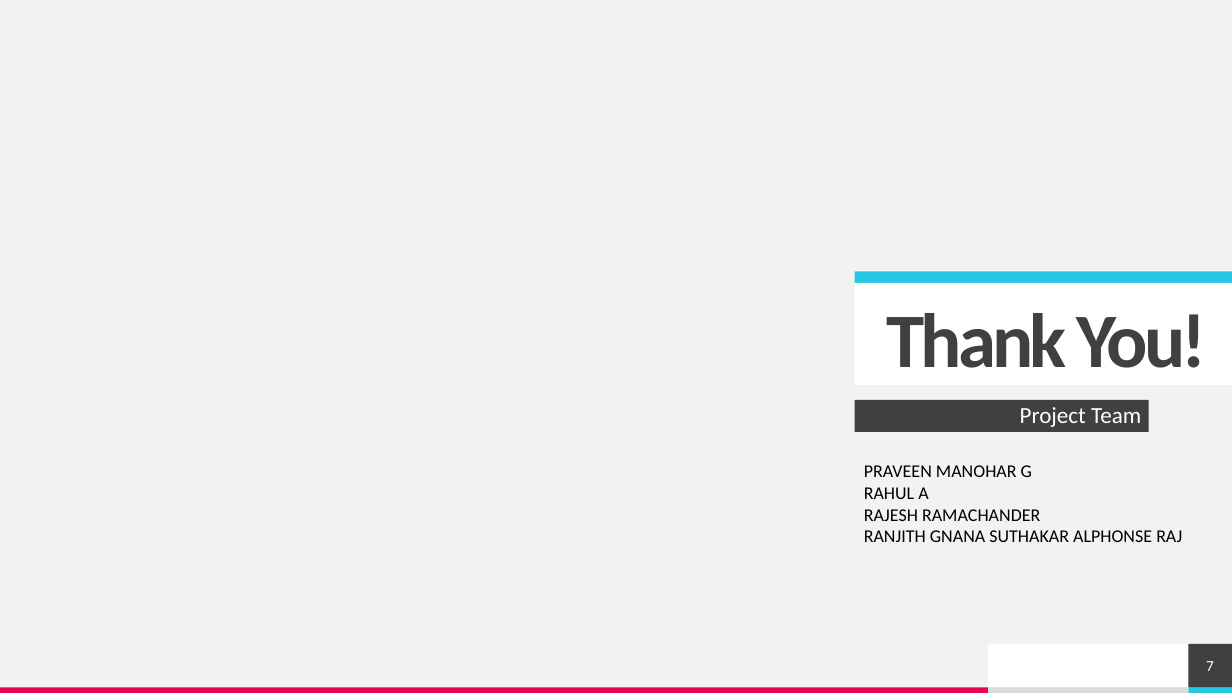
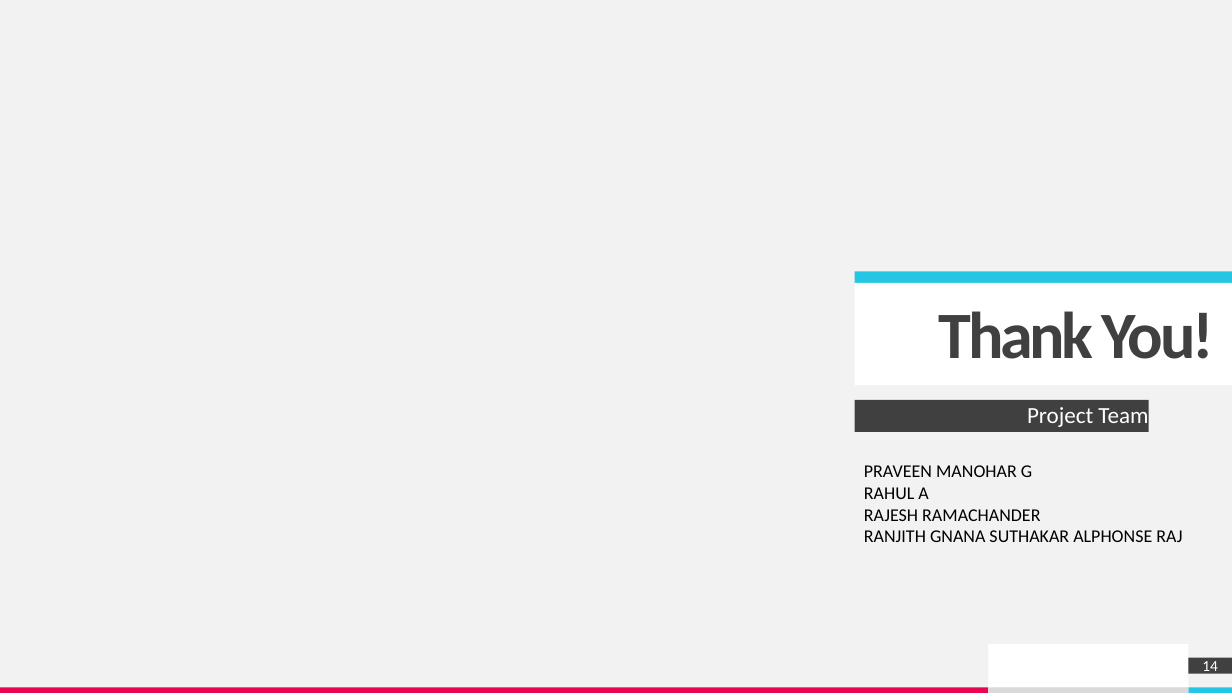
Before and after one commit to RajeshRamachander/mysqlpython, a slide deck: slide 14 of Team 7 - MYSQL - Project.pptx (slide 7 before the commit). Drawn at 1232x693 pixels with LibreOffice and Linux fonts; fonts in the diff are those of the drawing. Boxes give left, top, right and bottom in pixels: in the first picture for what was removed or moved away, otherwise in the second. Text is boxed around its words. In the diff, an @@ line names an element or a change of style, - is before the commit and + after.

Commit message:
Updated

```diff
--- a/Team 7 - MYSQL - Project.pptx
+++ b/Team 7 - MYSQL - Project.pptx
@@ title "Thank You!" at [855, 283, 1232, 385]: size 60 to 51.6 pt, letter spacing -3 to -2.6 pt @@
@@ page number removed at [1189, 644, 1232, 688] @@
-7
@@ page number added at [1189, 658, 1232, 674], fill #404040, 12 pt, text #FFFFFF @@
+14
```
Also in this commit, not shown: 6 other slides changed, 7 slides added.
